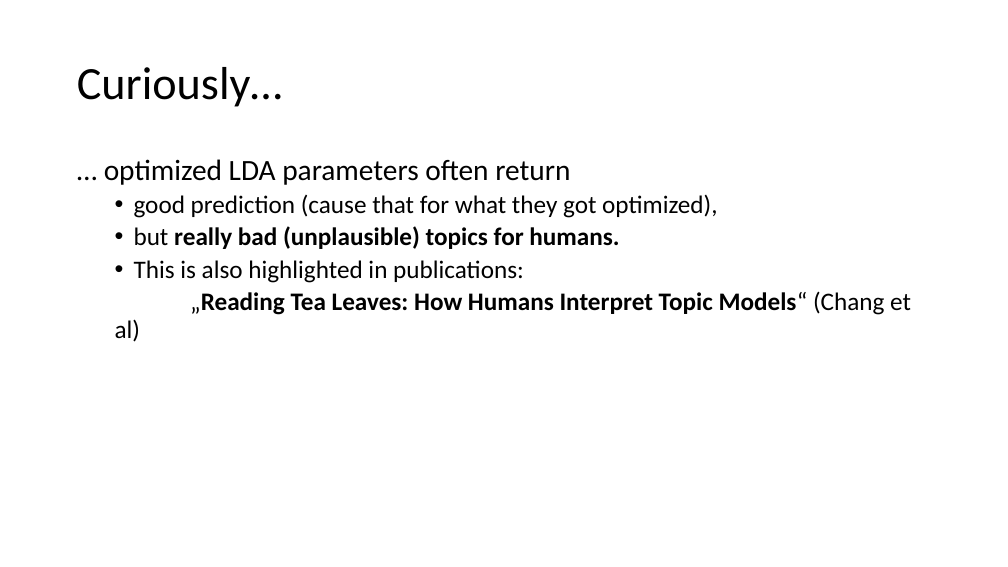
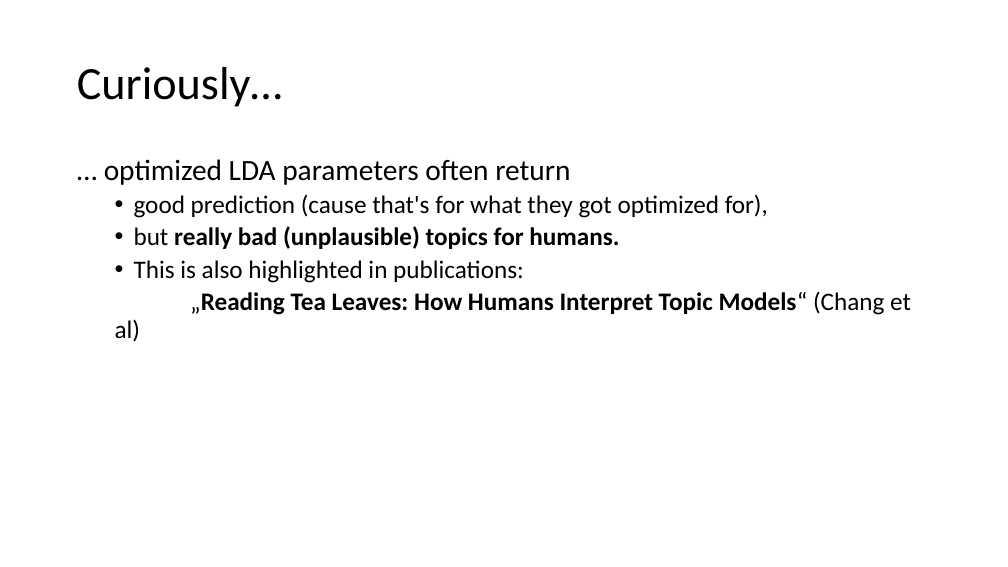
Before and after one commit to pfeiferd/TopicGrouperJ, a slide deck: slide 13 of doc/PTM.pptx. Drawn at 1008x567 pixels with LibreOffice and Linux fonts; fonts in the diff are those of the drawing. Boxes give left, top, right and bottom in pixels: in the first picture for what was removed or moved away, otherwise in the second. Text is boxed around its words. In the diff, an @@ line names an element or a change of style, - is before the commit and + after.

```diff
--- a/doc/PTM.pptx
+++ b/doc/PTM.pptx
@@ text at box(134, 195, 768, 218): text changed @@
-  • good prediction (cause that for what they got optimized),
+  • good prediction (cause that's for what they got optimized for),
```
Also in this commit, not shown: 7 other slides changed, 1 slide removed.
